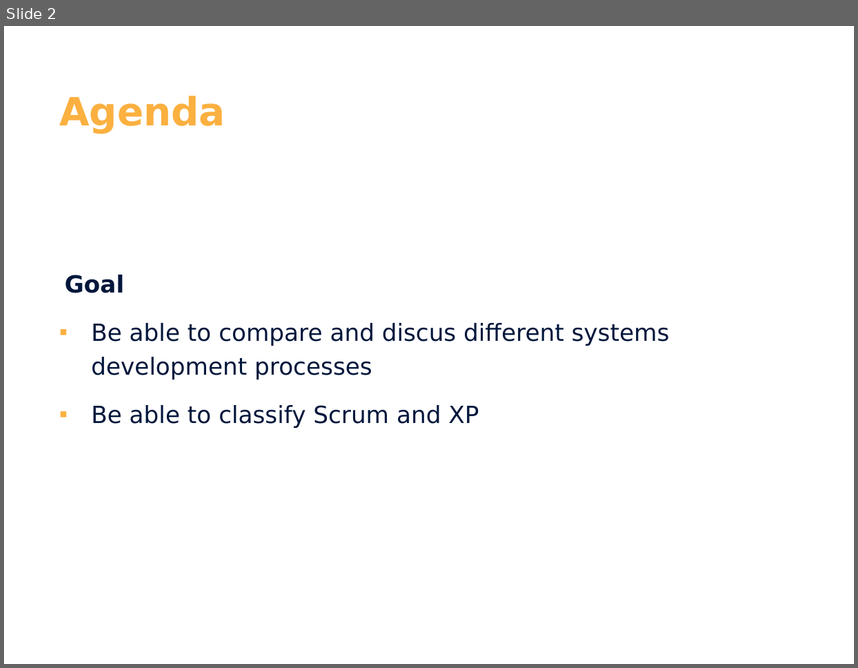
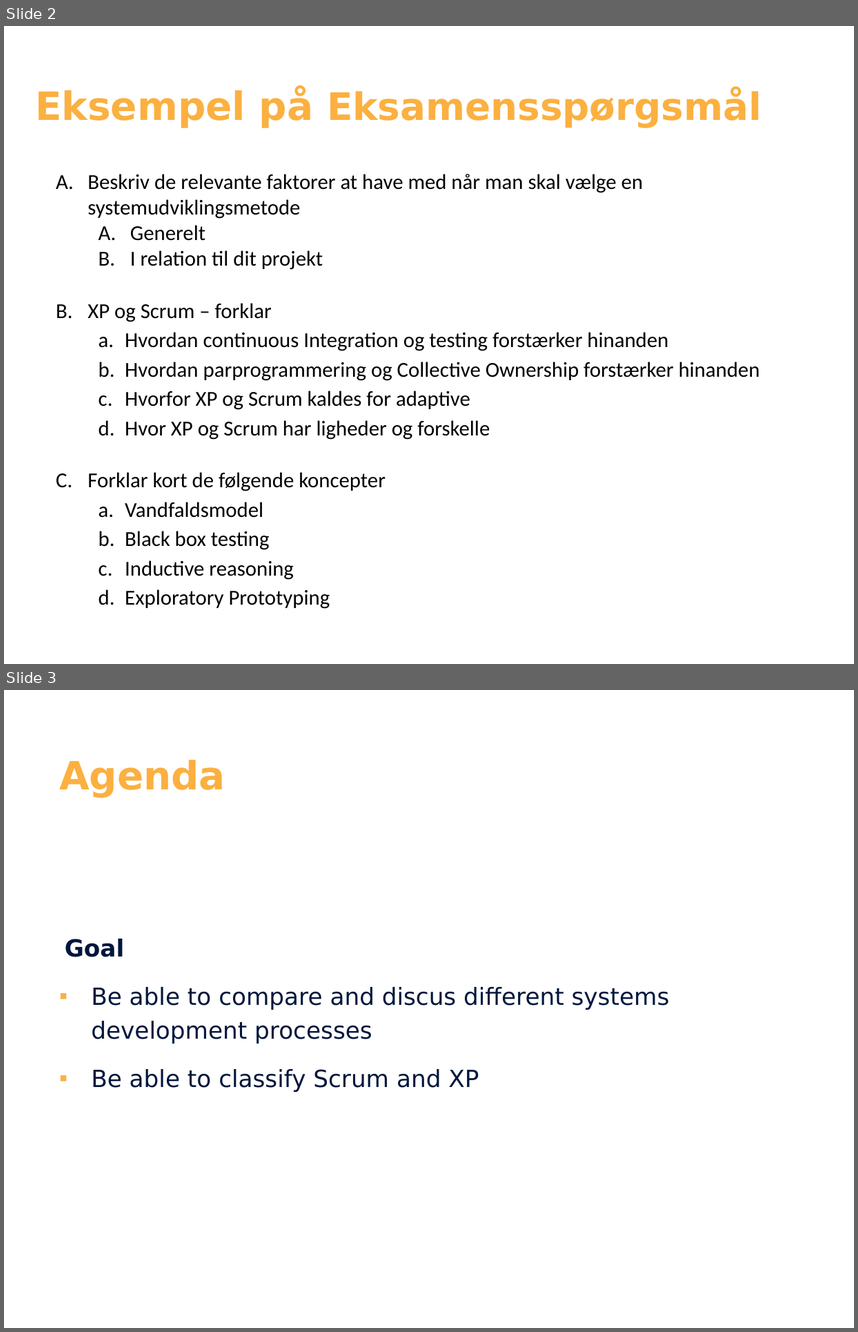
Before and after one commit to Cphdat3sem2018f/SYS-Week-3, a slide deck: Comparison of methods 2018.pptx. Shown one above the other, each under a label of ours: slide 2 before the commit, slides 2 and 3 after it. The pictures are 858x668 and 858x1332 pixels, drawn with LibreOffice and Linux fonts; fonts in the diff are those of the drawing; background and template pictures are left out. Boxes give left, top, right and bottom in pixels: in the first picture for what was removed or moved away, otherwise in the second. Text is boxed around its words. In the diff, an @@ line names an element or a change of style, - is before the commit and + after.

```diff
--- a/Comparison of methods 2018.pptx
+++ b/Comparison of methods 2018.pptx
@@ slide 2 added at box(4, 26, 854, 664), background #FFFFFF @@
@@ text added at box(35, 88, 762, 128), 32 pt, text #FBB040, bold @@
+Eksempel på Eksamensspørgsmål
@@ text added at box(87, 174, 760, 608), 18 pt, text #000000 @@
+A. Beskriv de relevante faktorer at have med når man skal vælge en systemudviklingsmetode
+  A. Generelt
+  B. I relation til dit projekt
+B. XP og Scrum – forklar
+  a. Hvordan continuous Integration og testing forstærker hinanden
+  b. Hvordan parprogrammering og Collective Ownership forstærker hinanden
+  c. Hvorfor XP og Scrum kaldes for adaptive
+  d. Hvor XP og Scrum har ligheder og forskelle
+C. Forklar kort de følgende koncepter
+  a. Vandfaldsmodel
+  b. Black box testing
+  c. Inductive reasoning
+  d. Exploratory Prototyping
@@ what was slide 2 is now slide 3 @@
```
Also in this commit, not shown: 3 slides changed, 1 slide removed.
